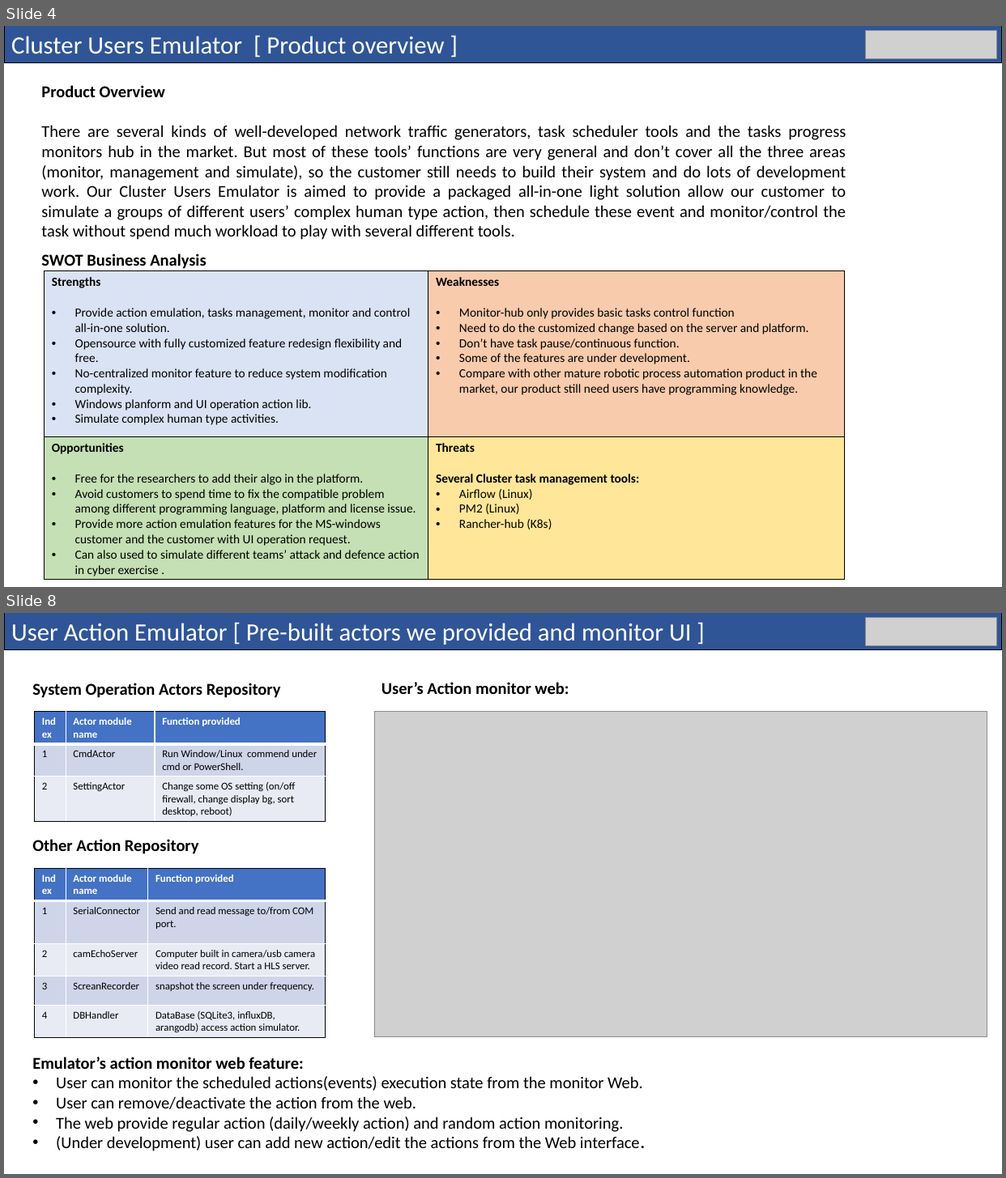
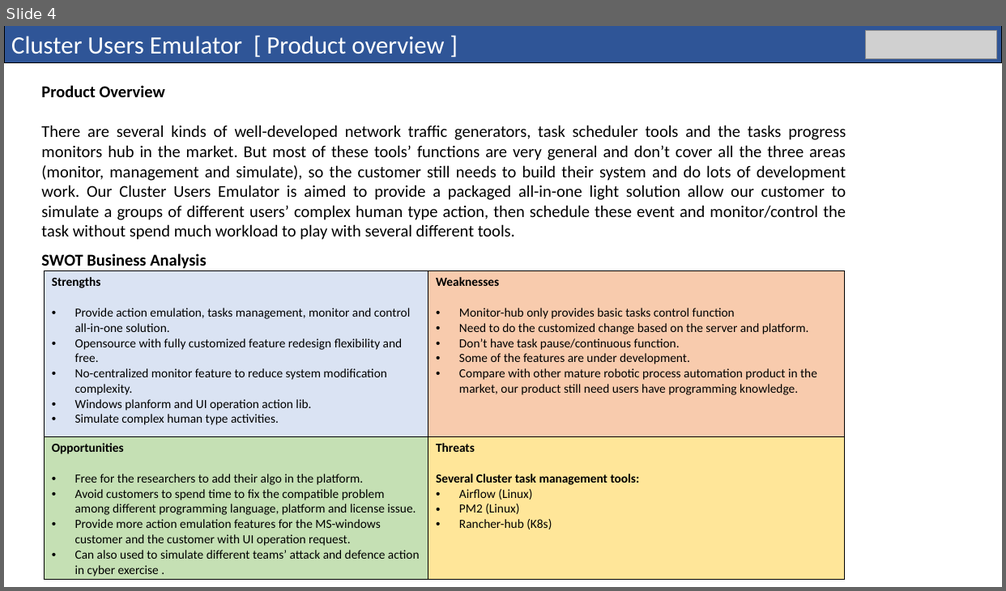
Before and after one commit to LiuYuancheng/Cluster_User_Emulation_System, a slide deck: doc/User_Action_Emulator_Design_Doc.pptx. Shown one above the other, each under a label of ours: slides 4 and 8 before the commit, slide 4 after it; the slides between them are not shown. The pictures are 1006x1178 and 1006x591 pixels, drawn with LibreOffice and Linux fonts; fonts in the diff are those of the drawing; grey boxes stand for pictures. Boxes give left, top, right and bottom in pixels: in the first picture for what was removed or moved away, otherwise in the second. Text is boxed around its words. In the diff, an @@ line names an element or a change of style, - is before the commit and + after.

```diff
--- a/doc/User_Action_Emulator_Design_Doc.pptx
+++ b/doc/User_Action_Emulator_Design_Doc.pptx
@@ slide 8 removed at (4,613,1002,1174), background #FFFFFF @@
@@ rectangle removed at (4,613,1002,649) @@
-User Action Emulator [ Pre-built actors we provided and monitor UI ]
@@ picture removed at (866,618,997,646) @@
@@ text removed at (32,683,281,698) @@
-System Operation Actors Repository
@@ text removed at (381,682,569,694) @@
-User’s Action monitor web:
@@ table removed at (35,712,326,822), 3 rows, 3 columns @@
-Index | Actor module name | Function provided
-1 | CmdActor | Run Window/Linux commend under cmd or PowerShell.
-2 | SettingActor | Change some OS setting (on/off firewall, change display bg, sort desktop, reboot)
@@ picture removed at (374,712,987,1037) @@
@@ text removed at (32,839,199,854) @@
-Other Action Repository
@@ table removed at (35,868,325,1037), 5 rows, 3 columns @@
-Index | Actor module name | Function provided
-1 | SerialConnector | Send and read message to/from COM port.
-2 | camEchoServer | Computer built in camera/usb camera video read record. Start a HLS server.
-3 | ScreanRecorder | snapshot the screen under frequency.
-4 | DBHandler | DataBase (SQLite3, influxDB, arangodb) access action simulator.
@@ text removed at (32,1057,645,1152) @@
-Emulator’s action monitor web feature:
-• User can monitor the scheduled actions(events) execution state from the monitor Web.
-• User can remove/deactivate the action from the web.
-• The web provide regular action (daily/weekly action) and random action monitoring.
-• (Under development) user can add new action/edit the actions from the Web interface.
```
Also in this commit, not shown: 4 slides changed, 5 slides added, 5 other files.
